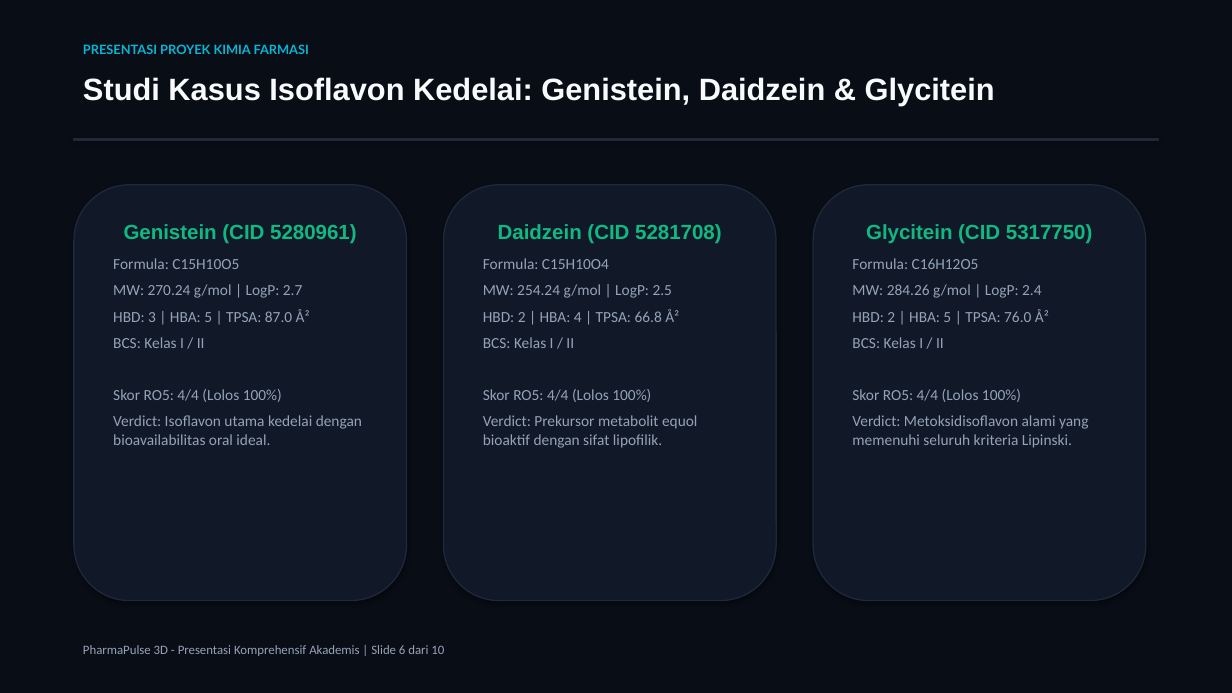
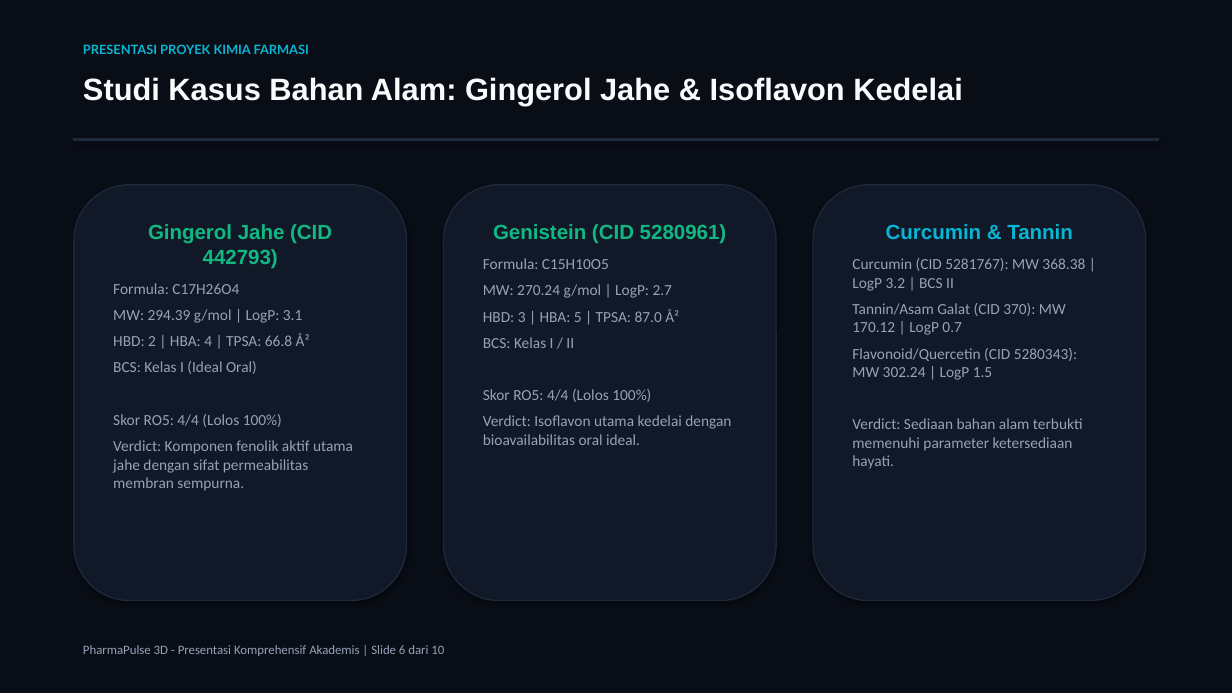
Before and after one commit to novarani1511/pharmapulse-3d, a slide deck: slide 6 of Presentasi_PharmaPulse_3D.pptx. Drawn at 1232x693 pixels with LibreOffice and Linux fonts; fonts in the diff are those of the drawing. Boxes give left, top, right and bottom in pixels: in the first picture for what was removed or moved away, otherwise in the second. Text is boxed around its words. In the diff, an @@ line names an element or a change of style, - is before the commit and + after.

```diff
--- a/Presentasi_PharmaPulse_3D.pptx
+++ b/Presentasi_PharmaPulse_3D.pptx
@@ text at bbox=[83, 77, 963, 105]: text changed @@
-Studi Kasus Isoflavon Kedelai: Genistein, Daidzein & Glycitein
+Studi Kasus Bahan Alam: Gingerol Jahe & Isoflavon Kedelai
@@ text in rounded rectangle at bbox=[113, 224, 332, 374]: text changed @@
-Genistein (CID 5280961)
-Formula: C15H10O5
-MW: 270.24 g/mol | LogP: 2.7
-HBD: 3 | HBA: 5 | TPSA: 87.0 Å²
-BCS: Kelas I / II
+Gingerol Jahe (CID 442793)
+Formula: C17H26O4
+MW: 294.39 g/mol | LogP: 3.1
+HBD: 2 | HBA: 4 | TPSA: 66.8 Å²
+BCS: Kelas I (Ideal Oral)
@@ text in rounded rectangle at bbox=[483, 224, 727, 322]: text changed @@
-Daidzein (CID 5281708)
-Formula: C15H10O4
-MW: 254.24 g/mol | LogP: 2.5
-HBD: 2 | HBA: 4 | TPSA: 66.8 Å²
+Genistein (CID 5280961)
+Formula: C15H10O5
+MW: 270.24 g/mol | LogP: 2.7
+HBD: 3 | HBA: 5 | TPSA: 87.0 Å²
@@ text in rounded rectangle at bbox=[852, 224, 1085, 469]: text changed @@
-Glycitein (CID 5317750)
-Formula: C16H12O5
-MW: 284.26 g/mol | LogP: 2.4
-HBD: 2 | HBA: 5 | TPSA: 76.0 Å²
-BCS: Kelas I / II
-Skor RO5: 4/4 (Lolos 100%)
-Verdict: Metoksidisoflavon alami yang memenuhi seluruh kriteria Lipinski.
+Curcumin & Tannin
+Curcumin (CID 5281767): MW 368.38 | LogP 3.2 | BCS II
+Tannin/Asam Galat (CID 370): MW 170.12 | LogP 0.7
+Flavonoid/Quercetin (CID 5280343): MW 302.24 | LogP 1.5
+Verdict: Sediaan bahan alam terbukti memenuhi parameter ketersediaan hayati.
@@ text in rounded rectangle at bbox=[483, 415, 731, 445]: text changed @@
-Verdict: Prekursor metabolit equol bioaktif dengan sifat lipofilik.
+Verdict: Isoflavon utama kedelai dengan bioavailabilitas oral ideal.
@@ text in rounded rectangle at bbox=[113, 440, 353, 491]: text changed @@
-Verdict: Isoflavon utama kedelai dengan bioavailabilitas oral ideal.
+Verdict: Komponen fenolik aktif utama jahe dengan sifat permeabilitas membran sempurna.
```
Also in this commit, not shown: 8 other slides changed, 2 other files.
